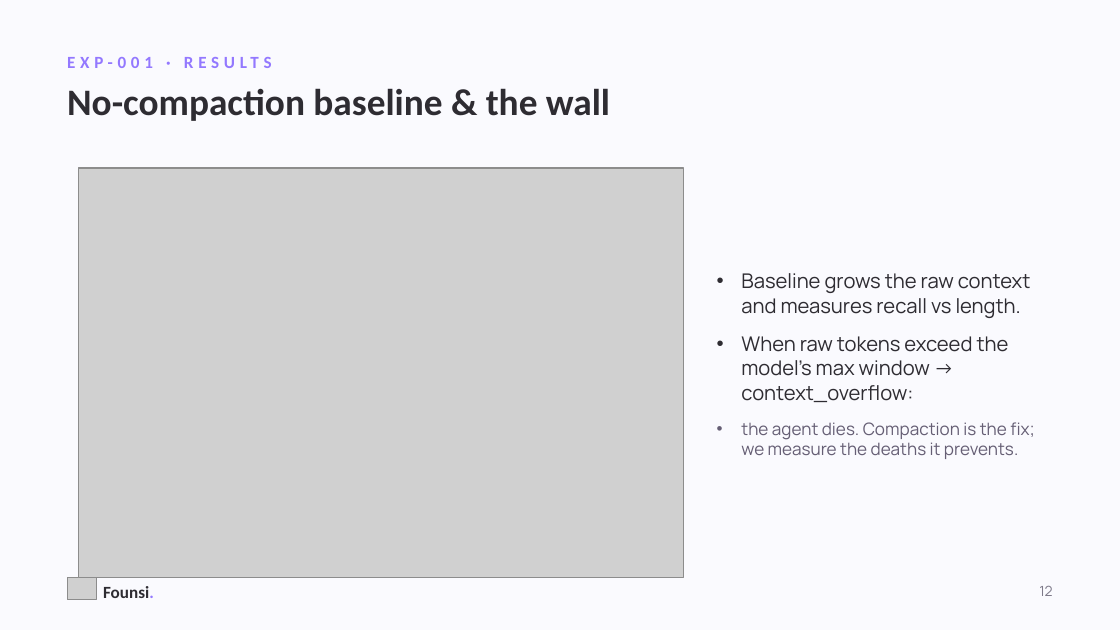
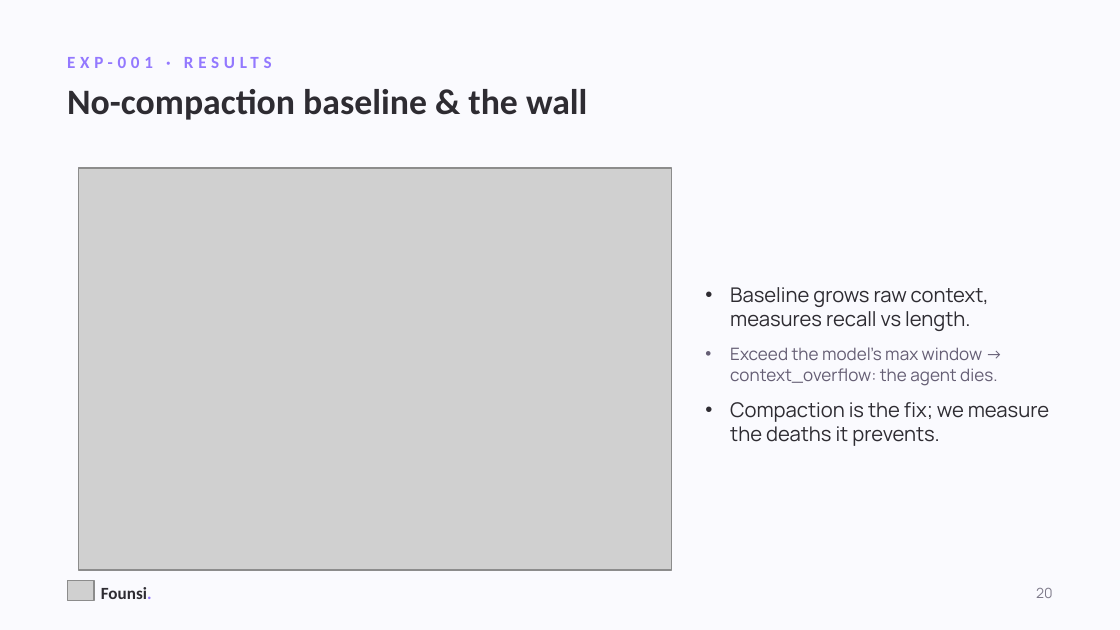
Before and after one commit to kanishkpatel1995/agent-harness, a slide deck: slide 20 of presentation/founsi-context-engineering.pptx (slide 16 before the commit). Drawn at 1120x630 pixels with LibreOffice and Linux fonts; fonts in the diff are those of the drawing; grey boxes stand for pictures. Boxes give left, top, right and bottom in pixels: in the first picture for what was removed or moved away, otherwise in the second. Text is boxed around its words. In the diff, an @@ line names an element or a change of style, - is before the commit and + after.

```diff
--- a/presentation/founsi-context-engineering.pptx
+++ b/presentation/founsi-context-engineering.pptx
@@ text "No-compaction baseline & the wall" at (67, 89, 587, 120): size 24 to 23 pt @@
@@ picture: place and size @@
-picture at (78, 168, 683, 578)
+picture at (78, 168, 672, 570)
@@ text at (730, 287, 1049, 446): text changed @@
-• Baseline grows the raw context and measures recall vs length.
-• When raw tokens exceed the model's max window → context_overflow:
-• the agent dies. Compaction is the fix; we measure the deaths it prevents.
+• Baseline grows raw context, measures recall vs length.
+• Exceed the model's max window -> context_overflow: the agent dies.
+• Compaction is the fix; we measure the deaths it prevents.
@@ text at (1036, 588, 1053, 598): text changed @@
-12
+20
```
Also in this commit, not shown: 13 other slides changed, 11 slides added, 5 slides removed, 7 other files.
